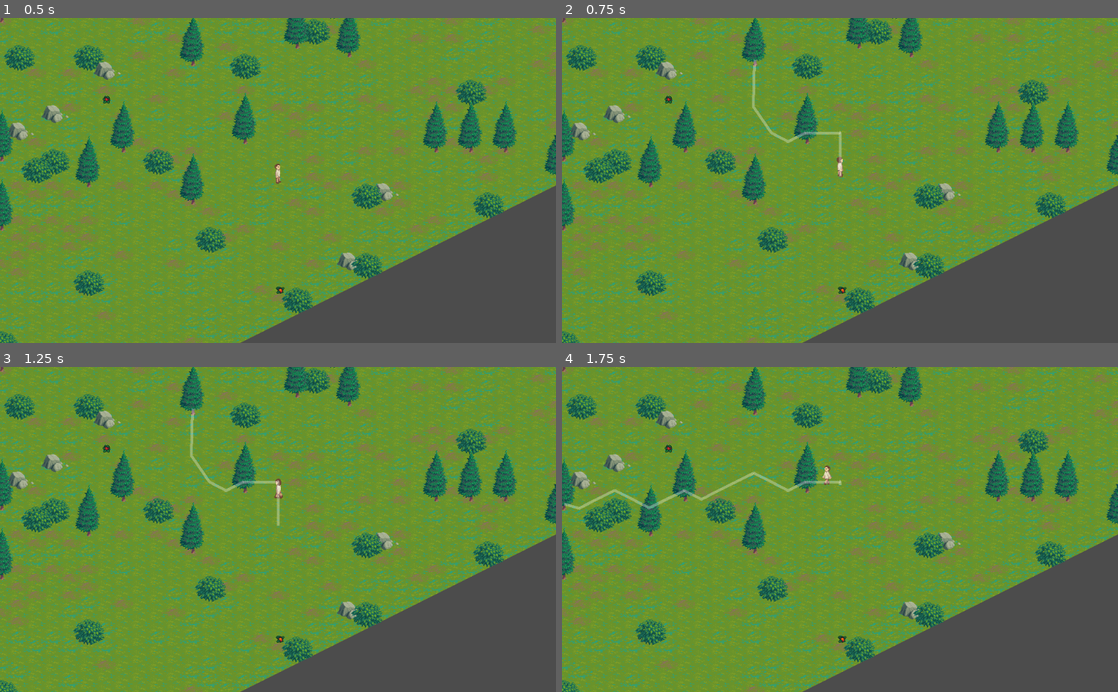
Above: before the commit, frames 1-4 (two rows, left to right).
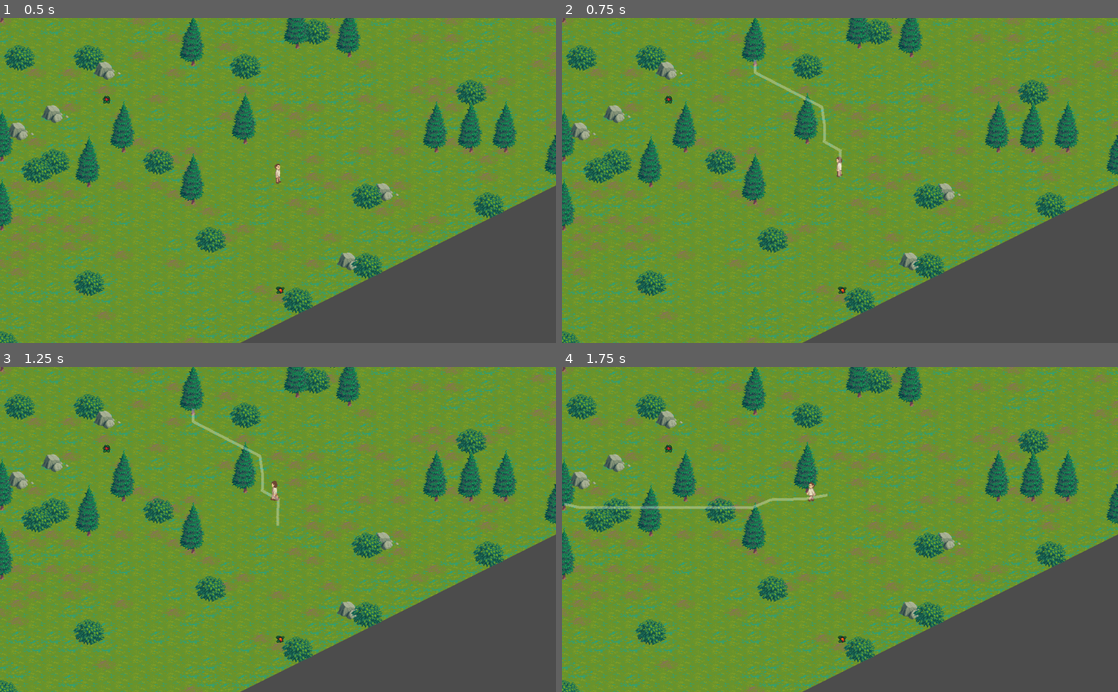
Above: after the commit, the same moments.

Repository: Vorlent/tradesim
Game: Godot game, scene res://Game.tscn
The game is run twice, just before and just after one commit, with the same random seed, the same clock (stepped at 60 frames per second) and the same inputs.
Inputs (mouse positions are in pixels of both pictures, inside the frame that each line leads up to):
- Up to frame 1 (0.5 s): no input
- Up to frame 2 (0.75 s): tap Enter (ui_accept) at 0.5 s; move the mouse to (756, 60) at 0.52 s; hold D (right) from 0.53 s (still down); click (756, 60) at 0.6 s
- Up to frame 3 (1.25 s): keep holding D (right); tap Enter (ui_accept) at 0.77 s
- Up to frame 4 (1.75 s): tap Enter (ui_accept) at 1.25, 1.52 s; move the mouse to (562, 503) at 1.27 s; release D (right) at 1.28 s; hold S (down) from 1.28 s (still down); click (562, 503) at 1.35 s

Frame 1 is identical in both runs. In frame 2, 0.5% of the frame differs, in the area x 34-51%, y 14-49%; in frame 3, 0.5%; in frame 4, 0.9%, in the area x 0-51%, y 30-45%.

Commit message:
Fix navigation on tiles

Diff:
--- a/TileSet.tres
+++ b/TileSet.tres
@@ -114,100 +114,100 @@
 [sub_resource type="ConvexPolygonShape2D" id=38]
 points = PoolVector2Array( 39.672, 149.518, 23.7577, 149.518, 23.7577, 140.837, 39.672, 140.837 )
 
-[sub_resource type="NavigationPolygon" id=41]
-vertices = PoolVector2Array( 0.609558, 48.3526, 31.956, 32.4383, 62.8202, 48.8349, 32.9205, 64 )
-polygons = [ PoolIntArray( 0, 1, 2, 3 ) ]
-outlines = [ PoolVector2Array( 0.609558, 48.3526, 31.956, 32.4383, 62.8202, 48.8349, 32.9205, 64 ) ]
-
-[sub_resource type="NavigationPolygon" id=42]
-vertices = PoolVector2Array( 0, 48.2377, 32.1971, 32.4975, 63.0078, 48.2377, 32.532, 64 )
-polygons = [ PoolIntArray( 0, 1, 2, 3 ) ]
-outlines = [ PoolVector2Array( 0, 48.2377, 32.1971, 32.4975, 63.0078, 48.2377, 32.532, 64 ) ]
-
-[sub_resource type="NavigationPolygon" id=43]
-vertices = PoolVector2Array( 0.716736, 48.3707, 32.532, 32.2956, 63.3426, 48.3707, 32.532, 64 )
-polygons = [ PoolIntArray( 0, 1, 2, 3 ) ]
-outlines = [ PoolVector2Array( 0.716736, 48.3707, 32.532, 32.2956, 63.3426, 48.3707, 32.532, 64 ) ]
-
-[sub_resource type="NavigationPolygon" id=44]
-vertices = PoolVector2Array( 1.71373, 48.8349, 31.6134, 31.956, 63.9244, 48.8349, 31.6134, 64 )
-polygons = [ PoolIntArray( 0, 1, 2, 3 ) ]
-outlines = [ PoolVector2Array( 1.71373, 48.8349, 31.6134, 31.956, 63.9244, 48.8349, 31.6134, 64 ) ]
-
-[sub_resource type="NavigationPolygon" id=45]
-vertices = PoolVector2Array( 0.0124359, 48.5726, 31.8277, 32.1626, 63.9779, 48.5726, 32.1626, 64 )
-polygons = [ PoolIntArray( 0, 1, 2, 3 ) ]
-outlines = [ PoolVector2Array( 32.1626, 64, 63.9779, 48.5726, 31.8277, 32.1626, 0.0124359, 48.5726 ) ]
-
-[sub_resource type="NavigationPolygon" id=46]
-vertices = PoolVector2Array( 0, 48.3707, 32.4975, 32.2956, 64, 48.0358, 32.1626, 64 )
-polygons = [ PoolIntArray( 0, 1, 2, 3 ) ]
-outlines = [ PoolVector2Array( 0, 48.3707, 32.4975, 32.2956, 64, 48.0358, 32.1626, 64 ) ]
-
-[sub_resource type="NavigationPolygon" id=47]
-vertices = PoolVector2Array( 1.85338, 48.3526, 32.2353, 32.9205, 63.5818, 48.8349, 32.7176, 64 )
-polygons = [ PoolIntArray( 0, 1, 2, 3 ) ]
-outlines = [ PoolVector2Array( 1.85338, 48.3526, 32.2353, 32.9205, 63.5818, 48.8349, 32.7176, 64 ) ]
-
-[sub_resource type="NavigationPolygon" id=48]
-vertices = PoolVector2Array( 0, 47.9028, 32.463, 32.1626, 63.2737, 48.9075, 31.7932, 64 )
-polygons = [ PoolIntArray( 0, 1, 2, 3 ) ]
-outlines = [ PoolVector2Array( 31.7932, 64, 63.2737, 48.9075, 32.463, 32.1626, 0, 47.9028 ) ]
-
-[sub_resource type="NavigationPolygon" id=49]
-vertices = PoolVector2Array( 0.312836, 48.3707, 33.1328, 31.9607, 63.9435, 48.7056, 32.7979, 64 )
-polygons = [ PoolIntArray( 0, 1, 2, 3 ) ]
-outlines = [ PoolVector2Array( 0.312836, 48.3707, 33.1328, 31.9607, 63.9435, 48.7056, 32.7979, 64 ) ]
-
-[sub_resource type="NavigationPolygon" id=50]
-vertices = PoolVector2Array( 0, 48.3526, 33.3395, 32.4383, 63.7214, 48.8349, 32.375, 64 )
-polygons = [ PoolIntArray( 0, 1, 2, 3 ) ]
-outlines = [ PoolVector2Array( 0, 48.3526, 33.3395, 32.4383, 63.7214, 48.8349, 32.375, 64 ) ]
-
-[sub_resource type="NavigationPolygon" id=51]
-vertices = PoolVector2Array( 0, 48.5726, 32.0936, 32.1626, 63.9089, 48.5726, 32.0936, 63.978 )
-polygons = [ PoolIntArray( 0, 1, 2, 3 ) ]
-outlines = [ PoolVector2Array( 0, 48.5726, 32.0936, 32.1626, 63.9089, 48.5726, 32.0936, 63.978 ) ]
-
-[sub_resource type="NavigationPolygon" id=52]
-vertices = PoolVector2Array( 0.94812, 48.3707, 32.4285, 32.2956, 64, 48.3707, 33.0983, 64 )
-polygons = [ PoolIntArray( 0, 1, 2, 3 ) ]
-outlines = [ PoolVector2Array( 0.94812, 48.3707, 32.4285, 32.2956, 64, 48.3707, 33.0983, 64 ) ]
-
-[sub_resource type="NavigationPolygon" id=53]
-vertices = PoolVector2Array( 0, 48.8349, 32.5146, 31.956, 62.8965, 48.3526, 32.9969, 64 )
-polygons = [ PoolIntArray( 0, 1, 2, 3 ) ]
-outlines = [ PoolVector2Array( 0, 48.8349, 32.5146, 31.956, 62.8965, 48.3526, 32.9969, 64 ) ]
-
-[sub_resource type="NavigationPolygon" id=54]
-vertices = PoolVector2Array( 0, 48.5726, 32.7289, 31.8277, 63.8745, 48.9075, 32.0591, 64 )
-polygons = [ PoolIntArray( 0, 1, 2, 3 ) ]
-outlines = [ PoolVector2Array( 0, 48.5726, 32.7289, 31.8277, 63.8745, 48.9075, 32.0591, 64 ) ]
-
-[sub_resource type="NavigationPolygon" id=55]
-vertices = PoolVector2Array( 0.678284, 48.942, 32.4936, 32.532, 63.6391, 48.2722, 32.8285, 64 )
-polygons = [ PoolIntArray( 0, 1, 2, 3 ) ]
-outlines = [ PoolVector2Array( 0.678284, 48.942, 32.4936, 32.532, 63.6391, 48.2722, 32.8285, 64 ) ]
-
-[sub_resource type="NavigationPolygon" id=56]
-vertices = PoolVector2Array( 0.678284, 48.2377, 32.8285, 32.4975, 63.3042, 48.5726, 32.8285, 64 )
-polygons = [ PoolIntArray( 0, 1, 2, 3 ) ]
-outlines = [ PoolVector2Array( 0.678284, 48.2377, 32.8285, 32.4975, 63.3042, 48.5726, 32.8285, 64 ) ]
-
-[sub_resource type="NavigationPolygon" id=57]
-vertices = PoolVector2Array( 0.978668, 48.6071, 32.794, 32.8669, 62.9348, 48.2722, 32.1242, 64 )
-polygons = [ PoolIntArray( 0, 1, 2, 3 ) ]
-outlines = [ PoolVector2Array( 0.978668, 48.6071, 32.794, 32.8669, 62.9348, 48.2722, 32.1242, 64 ) ]
-
-[sub_resource type="NavigationPolygon" id=58]
-vertices = PoolVector2Array( 0.643768, 49.2424, 31.7893, 32.4975, 63.2697, 48.2377, 33.4638, 64 )
-polygons = [ PoolIntArray( 0, 1, 2, 3 ) ]
-outlines = [ PoolVector2Array( 0.643768, 49.2424, 31.7893, 32.4975, 63.2697, 48.2377, 33.4638, 64 ) ]
-
-[sub_resource type="NavigationPolygon" id=59]
-vertices = PoolVector2Array( 0.609283, 48.5726, 32.4246, 32.8324, 63.2352, 48.2377, 33.0944, 64 )
-polygons = [ PoolIntArray( 0, 1, 2, 3 ) ]
-outlines = [ PoolVector2Array( 0.609283, 48.5726, 32.4246, 32.8324, 63.2352, 48.2377, 33.0944, 64 ) ]
+[sub_resource type="NavigationPolygon" id=60]
+vertices = PoolVector2Array( 29.7872, 32.8652, 34.064, 32.8652, 64, 47.51, 63.872, 49.454, 34.712, 64, 29.1392, 64, 0, 49.5836, 0, 47.8988 )
+polygons = [ PoolIntArray( 0, 1, 2, 3, 4, 5, 6, 7 ) ]
+outlines = [ PoolVector2Array( 0, 47.8988, 0, 49.5836, 29.1392, 64, 34.712, 64, 63.872, 49.454, 64, 47.51, 34.064, 32.8652, 29.7872, 32.8652 ) ]
+
+[sub_resource type="NavigationPolygon" id=67]
+vertices = PoolVector2Array( 30.125, 32.9375, 34.125, 32.9375, 64, 47.9375, 64, 49.0625, 34.125, 64, 29.9375, 64, 0, 49.0156, 0, 47.9531 )
+polygons = [ PoolIntArray( 0, 1, 2, 3, 4, 5, 6, 7 ) ]
+outlines = [ PoolVector2Array( 30.125, 32.9375, 34.125, 32.9375, 64, 47.9375, 64, 49.0625, 34.125, 64, 29.9375, 64, 0, 49.0156, 0, 47.9531 ) ]
+
+[sub_resource type="NavigationPolygon" id=69]
+vertices = PoolVector2Array( 30.0625, 32.9844, 33.9375, 32.9844, 64, 48.125, 64, 49, 34, 64, 30.0625, 64, 0, 48.9375, 0, 47.875 )
+polygons = [ PoolIntArray( 0, 1, 2, 3, 4, 5, 6, 7 ) ]
+outlines = [ PoolVector2Array( 0, 47.875, 0, 48.9375, 30.0625, 64, 34, 64, 64, 49, 64, 48.125, 33.9375, 32.9844, 30.0625, 32.9844 ) ]
+
+[sub_resource type="NavigationPolygon" id=61]
+vertices = PoolVector2Array( 30.1125, 32.5859, 33.9875, 32.5859, 64, 47.8516, 64, 49.3244, 35.125, 64, 29.25, 64, 0, 49.5391, 0, 47.4141 )
+polygons = [ PoolIntArray( 0, 1, 2, 3, 4, 5, 6, 7 ) ]
+outlines = [ PoolVector2Array( 0, 47.4141, 0, 49.5391, 29.25, 64, 35.125, 64, 64, 49.3244, 64, 47.8516, 33.9875, 32.5859, 30.1125, 32.5859 ) ]
+
+[sub_resource type="NavigationPolygon" id=68]
+vertices = PoolVector2Array( 30.1533, 33, 34.0908, 32.9375, 63.9033, 48.0156, 64, 48.9531, 34.0283, 64, 30.0283, 64, 0, 49.0781, 0, 48.0781 )
+polygons = [ PoolIntArray( 0, 1, 2, 3, 4, 5, 6, 7 ) ]
+outlines = [ PoolVector2Array( 0, 48.0781, 0, 49.0781, 30.0283, 64, 34.0283, 64, 64, 48.9531, 63.9033, 48.0156, 34.0908, 32.9375, 30.1533, 33 ) ]
+
+[sub_resource type="NavigationPolygon" id=70]
+vertices = PoolVector2Array( 29.9652, 33.0703, 33.9652, 33.0078, 64, 48.0078, 64, 49.1328, 33.9652, 64, 29.9027, 64, 0, 49.0781, 0, 47.8906 )
+polygons = [ PoolIntArray( 0, 1, 2, 3, 4, 5, 6, 7 ) ]
+outlines = [ PoolVector2Array( 0, 47.8906, 0, 49.0781, 29.9027, 64, 33.9652, 64, 64, 49.1328, 64, 48.0078, 33.9652, 33.0078, 29.9652, 33.0703 ) ]
+
+[sub_resource type="NavigationPolygon" id=62]
+vertices = PoolVector2Array( 30.0074, 32.5391, 33.9449, 32.5391, 64, 47.5391, 64, 49.2266, 34.7574, 64, 29.5074, 63.9766, 0.0477448, 49.2891, 0, 46.9141 )
+polygons = [ PoolIntArray( 0, 1, 2, 3, 4, 5, 6, 7 ) ]
+outlines = [ PoolVector2Array( 0, 46.9141, 0.0477448, 49.2891, 29.5074, 63.9766, 34.7574, 64, 64, 49.2266, 64, 47.5391, 33.9449, 32.5391, 30.0074, 32.5391 ) ]
+
+[sub_resource type="NavigationPolygon" id=71]
+vertices = PoolVector2Array( 30.075, 33.0156, 34.05, 33.0156, 64, 47.9406, 64, 49.15, 34.125, 64, 30.075, 64, 0, 49.1406, 0, 47.9406 )
+polygons = [ PoolIntArray( 0, 1, 2, 3, 4, 5, 6, 7 ) ]
+outlines = [ PoolVector2Array( 0, 47.9406, 0, 49.1406, 30.075, 64, 34.125, 64, 64, 49.15, 64, 47.9406, 34.05, 33.0156, 30.075, 33.0156 ) ]
+
+[sub_resource type="NavigationPolygon" id=77]
+vertices = PoolVector2Array( 30.1875, 33, 34, 33, 64, 47.925, 64, 48.975, 33.975, 64, 30.15, 64, 0, 48.975, 0, 48 )
+polygons = [ PoolIntArray( 0, 1, 2, 3, 4, 5, 6, 7 ) ]
+outlines = [ PoolVector2Array( 0, 48, 0, 48.975, 30.15, 64, 33.975, 64, 64, 48.975, 64, 47.925, 34, 33, 30.1875, 33 ) ]
+
+[sub_resource type="NavigationPolygon" id=63]
+vertices = PoolVector2Array( 30.2221, 32.9766, 33.9721, 32.9766, 64, 47.9766, 64, 49.2266, 34.0971, 64, 29.9721, 64, 0, 49.4766, 0, 47.3516 )
+polygons = [ PoolIntArray( 0, 1, 2, 3, 4, 5, 6, 7 ) ]
+outlines = [ PoolVector2Array( 30.2221, 32.9766, 33.9721, 32.9766, 64, 47.9766, 64, 49.2266, 34.0971, 64, 29.9721, 64, 0, 49.4766, 0, 47.3516 ) ]
+
+[sub_resource type="NavigationPolygon" id=72]
+vertices = PoolVector2Array( 30.1266, 33.0906, 33.9516, 33.0906, 64, 47.9406, 64, 48.9156, 33.9516, 64, 30.0516, 64, 0, 49.2156, 0, 47.9406 )
+polygons = [ PoolIntArray( 0, 1, 2, 3, 4, 5, 6, 7 ) ]
+outlines = [ PoolVector2Array( 0, 47.9406, 0, 49.2156, 30.0516, 64, 33.9516, 64, 64, 48.9156, 64, 47.9406, 33.9516, 33.0906, 30.1266, 33.0906 ) ]
+
+[sub_resource type="NavigationPolygon" id=78]
+vertices = PoolVector2Array( 30.1522, 32.9922, 34.0897, 32.9922, 64, 47.9531, 64, 48.9531, 34.1522, 64, 30.0897, 64, 0, 49, 0, 48.0625 )
+polygons = [ PoolIntArray( 0, 1, 2, 3, 4, 5, 6, 7 ) ]
+outlines = [ PoolVector2Array( 0, 48.0625, 0, 49, 30.0897, 64, 34.1522, 64, 64, 48.9531, 64, 47.9531, 34.0897, 32.9922, 30.1522, 32.9922 ) ]
+
+[sub_resource type="NavigationPolygon" id=64]
+vertices = PoolVector2Array( 30.1043, 32.9609, 33.8543, 32.9609, 64, 47.9766, 64, 49.0391, 33.9788, 64, 29.9788, 64, 0, 49.0391, 0, 47.9766 )
+polygons = [ PoolIntArray( 0, 1, 2, 3, 4, 5, 6, 7 ) ]
+outlines = [ PoolVector2Array( 0, 47.9766, 0, 49.0391, 29.9788, 64, 33.9788, 64, 64, 49.0391, 64, 47.9766, 33.8543, 32.9609, 30.1043, 32.9609 ) ]
+
+[sub_resource type="NavigationPolygon" id=73]
+vertices = PoolVector2Array( 30.1328, 32.9406, 34.1827, 32.9406, 64, 48.0906, 64, 49.0656, 34.1078, 64, 30.0577, 64, 0, 48.9156, 0, 47.9406 )
+polygons = [ PoolIntArray( 0, 1, 2, 3, 4, 5, 6, 7 ) ]
+outlines = [ PoolVector2Array( 0, 47.9406, 0, 48.9156, 30.0577, 64, 34.1078, 64, 64, 49.0656, 64, 48.0906, 34.1827, 32.9406, 30.1328, 32.9406 ) ]
+
+[sub_resource type="NavigationPolygon" id=65]
+vertices = PoolVector2Array( 29.9235, 33.0391, 34.0485, 32.9766, 64, 47.9141, 64, 48.9766, 33.986, 64, 30.0485, 64, 0, 48.9766, 0, 47.9141 )
+polygons = [ PoolIntArray( 0, 1, 2, 3, 4, 5, 6, 7 ) ]
+outlines = [ PoolVector2Array( 0, 47.9141, 0, 48.9766, 30.0485, 64, 33.986, 64, 64, 48.9766, 64, 47.9141, 34.0485, 32.9766, 29.9235, 33.0391 ) ]
+
+[sub_resource type="NavigationPolygon" id=74]
+vertices = PoolVector2Array( 30.1895, 32.9406, 33.8644, 32.9406, 64, 47.8656, 64, 49.0656, 34.0145, 64, 29.8895, 64, 0, 49.0656, 0, 48.1656 )
+polygons = [ PoolIntArray( 0, 1, 2, 3, 4, 5, 6, 7 ) ]
+outlines = [ PoolVector2Array( 0, 48.1656, 0, 49.0656, 29.8895, 64, 34.0145, 64, 64, 49.0656, 64, 47.8656, 33.8644, 32.9406, 30.1895, 32.9406 ) ]
+
+[sub_resource type="NavigationPolygon" id=66]
+vertices = PoolVector2Array( 29.9995, 32.9844, 34.0301, 32.9844, 64, 47.9844, 64, 49.0625, 34.025, 64, 30.05, 64, 0, 49.175, 0, 47.9375 )
+polygons = [ PoolIntArray( 0, 1, 2, 3, 4, 5, 6, 7 ) ]
+outlines = [ PoolVector2Array( 0, 47.9375, 0, 49.175, 30.05, 64, 34.025, 64, 64, 49.0625, 64, 47.9844, 34.0301, 32.9844, 29.9995, 32.9844 ) ]
+
+[sub_resource type="NavigationPolygon" id=75]
+vertices = PoolVector2Array( 29.8854, 33.0906, 34.0854, 33.0906, 64, 48.0906, 64, 48.8406, 33.9354, 64, 29.9604, 64, 0, 49.0656, 0, 47.9406 )
+polygons = [ PoolIntArray( 0, 1, 2, 3, 4, 5, 6, 7 ) ]
+outlines = [ PoolVector2Array( 0, 47.9406, 0, 49.0656, 29.9604, 64, 33.9354, 64, 64, 48.8406, 64, 48.0906, 34.0854, 33.0906, 29.8854, 33.0906 ) ]
+
+[sub_resource type="NavigationPolygon" id=76]
+vertices = PoolVector2Array( 30.0569, 33.025, 33.9568, 33.1, 64, 48.1, 64, 49.075, 34.1069, 64, 30.1, 64, 0, 49, 0, 47.8 )
+polygons = [ PoolIntArray( 0, 1, 2, 3, 4, 5, 6, 7 ) ]
+outlines = [ PoolVector2Array( 0, 47.8, 0, 49, 30.1, 64, 34.1069, 64, 64, 49.075, 64, 48.1, 33.9568, 33.1, 30.0569, 33.025 ) ]
 
 [sub_resource type="ConvexPolygonShape2D" id=39]
 points = PoolVector2Array( 48.4923, 54.3044, 21.4861, 54.3044, 21.4861, 37.9078, 48.4923, 37.9078 )
@@ -1170,7 +1170,7 @@
 95/autotile/tile_size = Vector2( 64, 64 )
 95/autotile/spacing = 0
 95/autotile/occluder_map = [  ]
-95/autotile/navpoly_map = [ Vector2( 0, 0 ), SubResource( 41 ), Vector2( 0, 1 ), SubResource( 42 ), Vector2( 0, 2 ), SubResource( 43 ), Vector2( 1, 0 ), SubResource( 44 ), Vector2( 1, 1 ), SubResource( 45 ), Vector2( 1, 2 ), SubResource( 46 ), Vector2( 2, 0 ), SubResource( 47 ), Vector2( 2, 1 ), SubResource( 48 ), Vector2( 2, 2 ), SubResource( 49 ), Vector2( 3, 0 ), SubResource( 50 ), Vector2( 3, 1 ), SubResource( 51 ), Vector2( 3, 2 ), SubResource( 52 ), Vector2( 4, 0 ), SubResource( 53 ), Vector2( 4, 1 ), SubResource( 54 ), Vector2( 5, 0 ), SubResource( 55 ), Vector2( 5, 1 ), SubResource( 56 ), Vector2( 6, 0 ), SubResource( 57 ), Vector2( 6, 1 ), SubResource( 58 ), Vector2( 7, 1 ), SubResource( 59 ) ]
+95/autotile/navpoly_map = [ Vector2( 0, 0 ), SubResource( 60 ), Vector2( 0, 1 ), SubResource( 67 ), Vector2( 0, 2 ), SubResource( 69 ), Vector2( 1, 0 ), SubResource( 61 ), Vector2( 1, 1 ), SubResource( 68 ), Vector2( 1, 2 ), SubResource( 70 ), Vector2( 2, 0 ), SubResource( 62 ), Vector2( 2, 1 ), SubResource( 71 ), Vector2( 2, 2 ), SubResource( 77 ), Vector2( 3, 0 ), SubResource( 63 ), Vector2( 3, 1 ), SubResource( 72 ), Vector2( 3, 2 ), SubResource( 78 ), Vector2( 4, 0 ), SubResource( 64 ), Vector2( 4, 1 ), SubResource( 73 ), Vector2( 5, 0 ), SubResource( 65 ), Vector2( 5, 1 ), SubResource( 74 ), Vector2( 6, 0 ), SubResource( 66 ), Vector2( 6, 1 ), SubResource( 75 ), Vector2( 7, 1 ), SubResource( 76 ) ]
 95/autotile/priority_map = [ Vector3( 1, 0, 3 ) ]
 95/autotile/z_index_map = [  ]
 95/occluder_offset = Vector2( 0, 0 )
